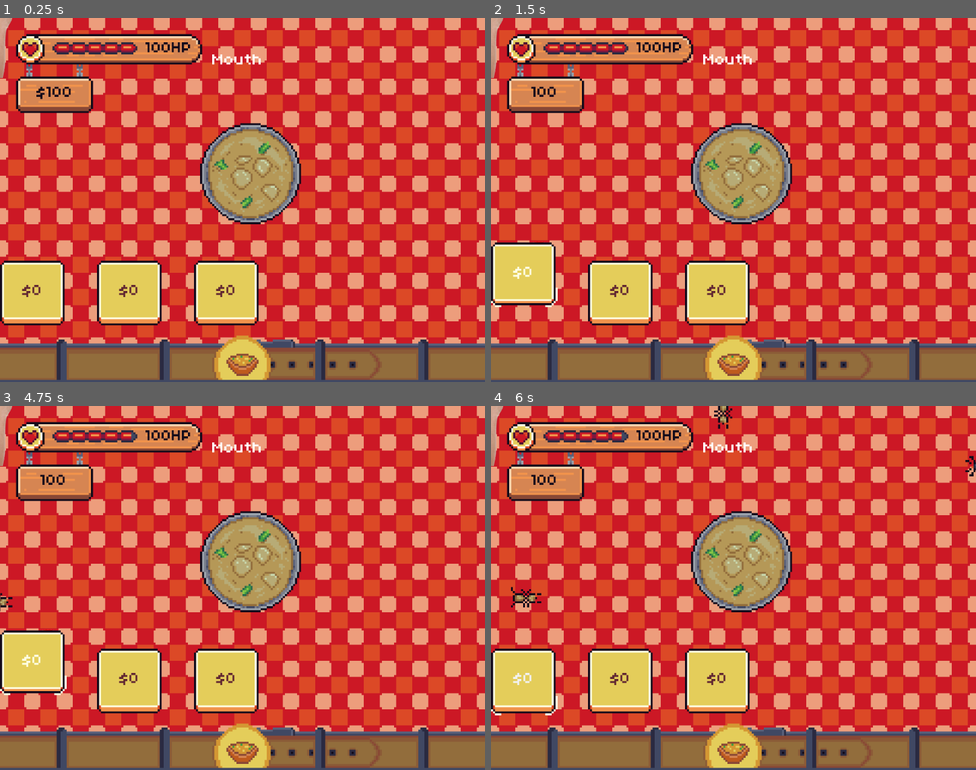
Above: before the commit, frames 1-4 (two rows, left to right).
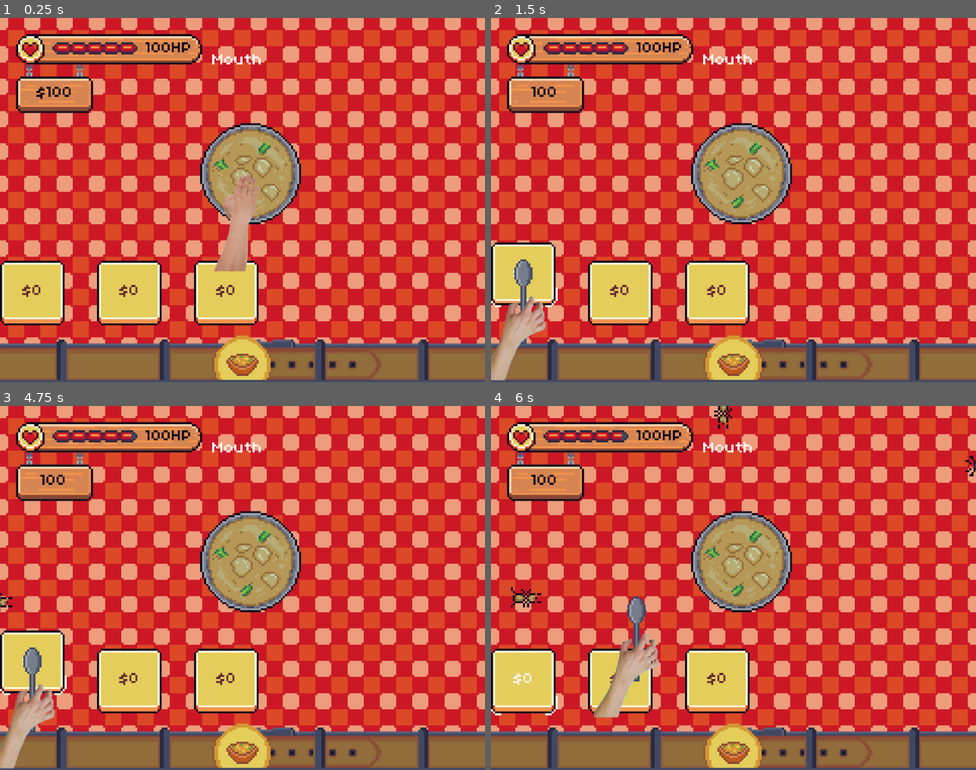
Above: after the commit, the same moments.

Repository: mattismoel/rage-room
Game: Godot game, scene res://scenes/game.tscn
Same seed, same stepped clock (60 frames per second), same inputs: the game is played once before the commit and once after it. The engine's default icon, where the game draws it, is replaced by a stand-in: a white triangle on a blue panel in a dark square.
Inputs (mouse positions are in pixels of both pictures, inside the frame that each line leads up to):
- Up to frame 1 (0.25 s): no input
- Up to frame 2 (1.5 s): click (524, 294) at 0.52 s; click "$0" at 1.25 s
- Up to frame 3 (4.75 s): click (33, 660) at 2.02 s; click "$0" at 2.75 s; click (33, 660) at 3.52 s; click "$0" at 4.25 s
- Up to frame 4 (6 s): tap Enter at 5 s; move the mouse to (840, 569) at 5.02 s; press the mouse at (840, 569) at 5.03 s; move the mouse to (636, 606) at 5.77 s; release the mouse at (636, 606) at 5.78 s; tap Mouse wheel down (next_equipment) at 5.85 s

The runs differ from the first frame. In frame 1, 1.5% of the frame differs, in the area x 0-54%, y 0-70%; in frame 2, 1.7%; in frame 3, 1.7%; in frame 4, 1.8%, in the area x 0-35%, y 0-86%.
Error before the commit: Parse Error: Could not parse global class "SmackState" from "res://scenes/player/hand/smack_state.gd". (res://scenes/player/hand/hand.gd:14)

Commit message:
fix state initialisations

Diff:
--- a/scenes/player/hand/hand.gd
+++ b/scenes/player/hand/hand.gd
@@ -5,7 +5,6 @@
 @onready var _logistic_constant: float = -log((_max_vertical_arm_extension/\
 _struggle_extension)-1)/(_struggle_extension-_max_vertical_arm_extension/2)
 
-@export var _inventory: InventoryUI
 @export var _inventory_component: InventoryComponent
 @export var _game_ui: GameUI
 
@@ -19,10 +18,10 @@
 	assert(!is_nan(_logistic_constant), "Invalid values for arm extension")
 	Input.set_mouse_mode(Input.MOUSE_MODE_HIDDEN)
 
-	idle_state.initialize(_inventory) # Fix for weird missing reference bug
-	pick_up_state.initialise(_inventory_component, _inventory)
-	equipment_state.initialise(_inventory_component, _inventory)
-	smack_state.initialise(_inventory)
+	idle_state.initialize(_game_ui) # Fix for weird missing reference bug
+	pick_up_state.initialise(_inventory_component, _game_ui)
+	equipment_state.initialise(_inventory_component, _game_ui)
+	smack_state.initialise(_game_ui)
 
 ## Converts regular coordinates to godot coordinates and vice versa
 func _coords_convert(in_cords: float) -> float:
--- a/scenes/player/hand/idle_state.gd
+++ b/scenes/player/hand/idle_state.gd
@@ -5,19 +5,20 @@
 @export var _smack_state: SmackState
 @export var _animation_player: AnimationPlayer
 
-# var _game_ui: GameUI
+var _game_ui: GameUI
 
 func enter() -> void:
 	super()
 	visible = true
 	_animation_player.play("idle")
-	if _inventory != null: initialize(_inventory)
+	if _game_ui != null: initialize(_game_ui)
+	# game_ui.inventory.entry_entered.connect(_on_entry_entered)
 
 func initialize(game_ui: GameUI) -> void:
-	game_ui.inventory.entry_entered.connect(_on_entry_entered)
 	print("OIIIII", game_ui.inventory)
 	# _inventory = inventory
-	# inventory.entry_entered.connect(_on_entry_entered)
+	_game_ui = game_ui
+	_game_ui.inventory_entry_entered.connect(_on_entry_entered)
 
 func input(event) -> void:
 	if event.is_action_pressed("interact"):
@@ -26,7 +27,7 @@
 func exit() -> void:
 	super()
 	visible = false
-	_inventory.entry_entered.disconnect(_on_entry_entered)
+	_game_ui.inventory_entry_entered.disconnect(_on_entry_entered)
 
 func _on_entry_entered(_entry: EquipmentEntry) -> void:
 	print("OI")
--- a/scenes/player/hand/smack_state.gd
+++ b/scenes/player/hand/smack_state.gd
@@ -1,15 +1,12 @@
 class_name SmackState
 extends State
 
-var _inventory: InventoryUI
 var _entered_inventory: bool
 
 @export var _hit_area: Area2D
 @export var _idle_state: IdleState
 @export var _pick_up_state: PickUpState
 @export var _animation_player: AnimationPlayer
-
-var _game_ui: GameUI
 
 func enter() -> void:
 	visible = true
@@ -20,18 +17,13 @@
 	if _entered_inventory: changed_state.emit(_pick_up_state)
 	else: changed_state.emit(_idle_state)
 
-func initialise(inventory: Control) -> void:
-	_inventory = inventory
-	_inventory.entry_entered.connect(func(_entry: EquipmentEntry): _entered_inventory = true)
-	_inventory.entry_exited.connect(func(_entry: EquipmentEntry): _entered_inventory = false)
-
 func exit() -> void:
 	super()
 	visible = false
 
 func initialise(game_ui: GameUI) -> void:
-	_game_ui = game_ui
-	pass
+	game_ui.inventory_entry_entered.connect(func(_entry: EquipmentEntry): _entered_inventory = true)
+	game_ui.inventory_entry_exited.connect(func(_entry: EquipmentEntry): _entered_inventory = false)
 
 func _kill_intersecting_insects() -> void:
 	var overlapping_areas: Array[Area2D] = _hit_area.get_overlapping_areas()
